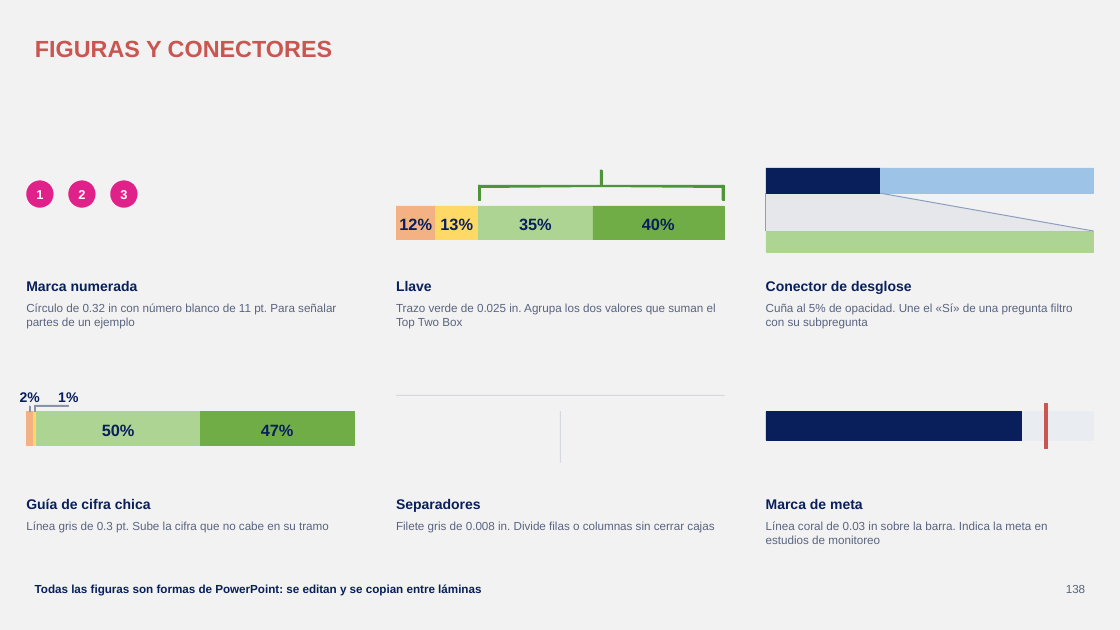
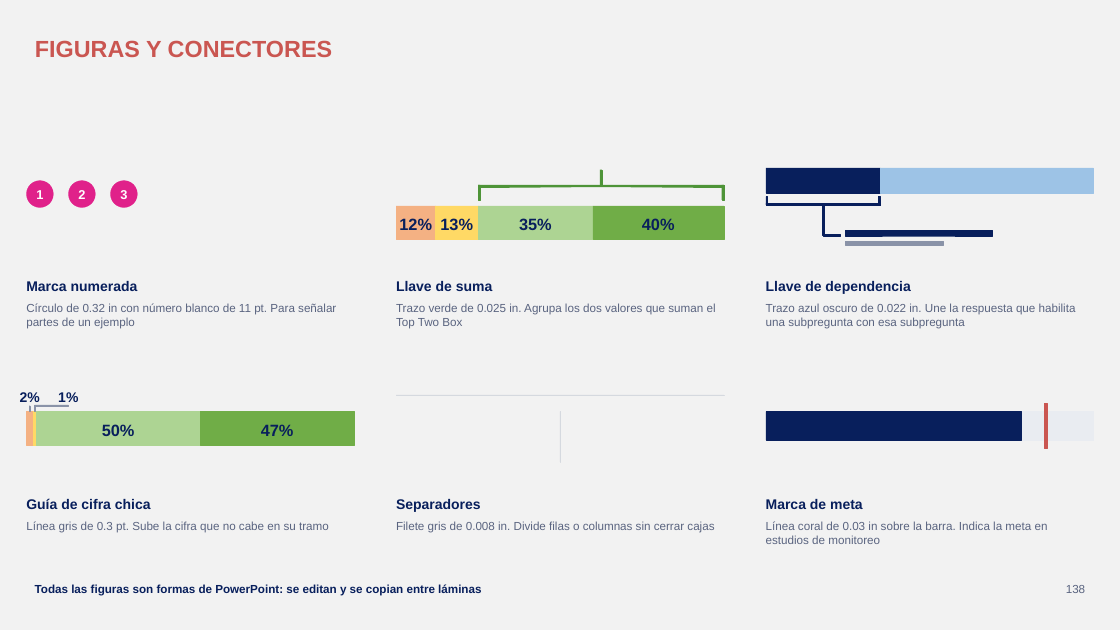
Before and after one commit to GonzaloAlmendariz/prosecnur-app, a slide deck: slide 138 of docs/qa/motor-ppt-2026-10-06/4-recetario/recetario-fiel.pptx. Drawn at 1120x630 pixels with LibreOffice and Linux fonts; fonts in the diff are those of the drawing; background and template pictures are left out. Boxes give left, top, right and bottom in pixels: in the first picture for what was removed or moved away, otherwise in the second. Text is boxed around its words. In the diff, an @@ line names an element or a change of style, - is before the commit and + after.

```diff
--- a/docs/qa/motor-ppt-2026-10-06/4-recetario/recetario-fiel.pptx
+++ b/docs/qa/motor-ppt-2026-10-06/4-recetario/recetario-fiel.pptx
@@ freeform shape removed at box(766, 193, 1094, 231) @@
@@ freeform shape removed at box(766, 193, 766, 231) @@
@@ rectangle added at box(766, 197, 768, 205), fill #081F5C, outline #081F5C 0.25 pt @@
@@ rectangle added at box(766, 203, 881, 205), fill #081F5C, outline #081F5C 0.25 pt @@
@@ rectangle added at box(823, 203, 824, 235), fill #081F5C, outline #081F5C 0.25 pt @@
@@ rectangle added at box(879, 197, 881, 205), fill #081F5C, outline #081F5C 0.25 pt @@
@@ freeform shape removed at box(881, 193, 1094, 231) @@
@@ rectangle added at box(823, 234, 840, 236), fill #081F5C, outline #081F5C 0.25 pt @@
@@ rectangle: place and size @@
-rectangle at box(766, 231, 1094, 252)
+rectangle at box(845, 230, 993, 236)
@@ rectangle at box(845, 230, 993, 236): fill #ADD493 to #081F5C; outline #ADD493 0.25 pt to #081F5C 0.25 pt @@
@@ rectangle added at box(845, 241, 944, 245), fill #8A93A8, outline #8A93A8 0.25 pt @@
@@ text at box(396, 281, 493, 291): text changed @@
-Llave
+Llave de suma
@@ text at box(766, 281, 910, 294): text changed @@
-Conector de desglose
+Llave de dependencia
@@ text at box(766, 303, 1076, 329): text changed @@
-Cuña al 5% de opacidad. Une el «Sí» de una pregunta filtro con su subpregunta
+Trazo azul oscuro de 0.022 in. Une la respuesta que habilita una subpregunta con esa subpregunta
```
Also in this commit, not shown: 3 other slides changed, 1 slide added, 6 other files.
